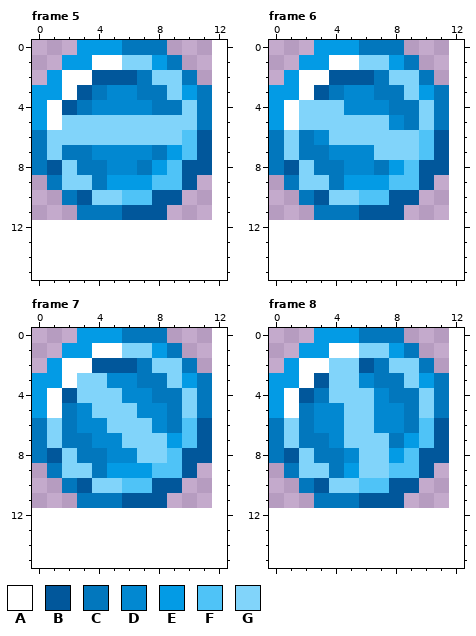
Pixel-art file -- OneVersusOne/Sprites/Disc01.aseprite. This is how it looked before the edit.
12x12 pixels, 8 frames. Shown: frame 5, frame 6, frame 7, frame 8. The old version is drawn lined up with the new one, on the new canvas. The commit also changed other frames, which this record leaves out.
Palette (. is transparent): A #ffffff  B #01579b  C #0277bd  D #0288d1  E #039be5  F #4fc3f7  G #81d4fa
After:
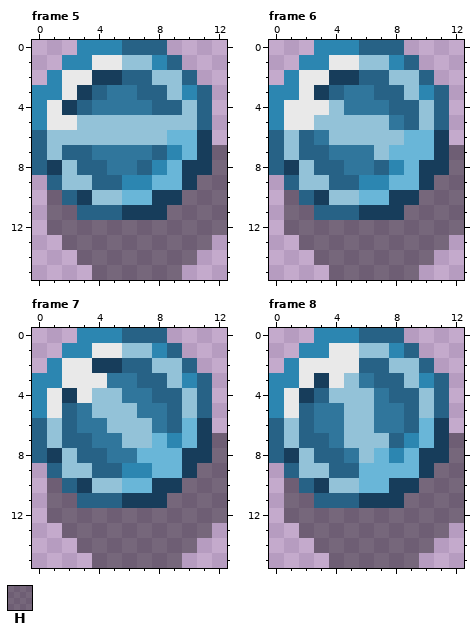
Colours new in this view: H #00000065
Changes in this commit:
canvas 12x12 -> 13x16
Colour A changes from #ffffff to #e9e9e9.
Colour B changes from #01579b to #173d5b.
Colour C changes from #0277bd to #276286.
Colour D changes from #0288d1 to #30769c.
Colour E changes from #039be5 to #2c86b1.
Colour F changes from #4fc3f7 to #69b6d8.
Colour G changes from #81d4fa to #93c2d8.
Frame 5:
Colour G gives way to colour A in row 5 at x 2.
Colour B gives way to colour C in row 2 at x 6.
Colour E gives way to colour C in row 9 at x 5.
Colour G gives way to colour F in row 6 at x 9.
The edit adds colour H in rows 7 to 8 at x 12; in row 9 at x 11 to 12; in row 10 at x 1 and 10 to 12; in row 11 at x 1 to 2 and 9 to 12; in row 12 at x 1 to 12; in row 13 at x 2 to 11.
The edit adds colour H in row 14 at x 3 to 10; in row 15 at x 4 to 9.
Frame 6:
Colour G gives way to colour A in row 4 at x 2 to 3; in row 5 at x 2.
Colour B gives way to colour C in row 2 at x 6.
Colour E gives way to colour C in row 9 at x 5.
Colour G gives way to colour F in row 6 at x 9; in row 7 at x 8 to 9.
The edit adds colour H in rows 7 to 8 at x 12; in row 9 at x 11 to 12; in row 10 at x 1 and 10 to 12; in row 11 at x 1 to 2 and 9 to 12; in row 12 at x 1 to 12; in row 13 at x 2 to 11.
The edit adds colour H in row 14 at x 3 to 10; in row 15 at x 4 to 9.
Frame 7:
Colour G gives way to colour A in row 3 at x 3 to 4; in row 4 at x 3.
Colour B gives way to colour C in row 2 at x 6.
Colour E gives way to colour C in row 9 at x 5.
Colour G gives way to colour F in row 7 at x 8; in row 8 at x 7 to 8.
The edit adds colour H in rows 7 to 8 at x 12; in row 9 at x 11 to 12; in row 10 at x 1 and 10 to 12; in row 11 at x 1 to 2 and 9 to 12; in row 12 at x 1 to 12; in row 13 at x 2 to 11.
The edit adds colour H in row 14 at x 3 to 10; in row 15 at x 4 to 9.
Frame 8:
Colour G gives way to colour A in row 2 at x 4 to 5; in row 3 at x 4.
Colour B gives way to colour C in row 2 at x 6.
Colour E gives way to colour C in row 9 at x 5.
Colour G gives way to colour F in row 8 at x 7; in row 9 at x 6 to 7.
The edit adds colour H in rows 7 to 8 at x 12; in row 9 at x 11 to 12; in row 10 at x 1 and 10 to 12; in row 11 at x 1 to 2 and 9 to 12; in row 12 at x 1 to 12; in row 13 at x 2 to 11.
The edit adds colour H in row 14 at x 3 to 10; in row 15 at x 4 to 9.
